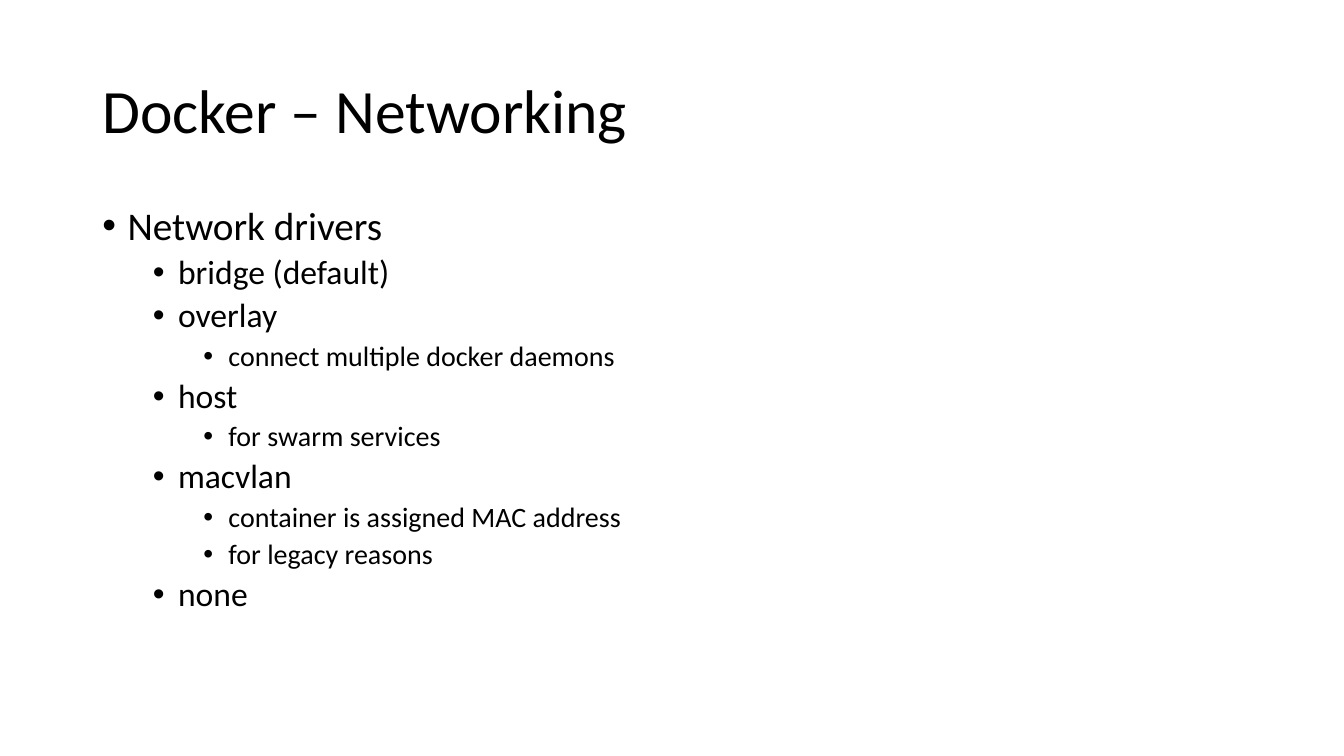
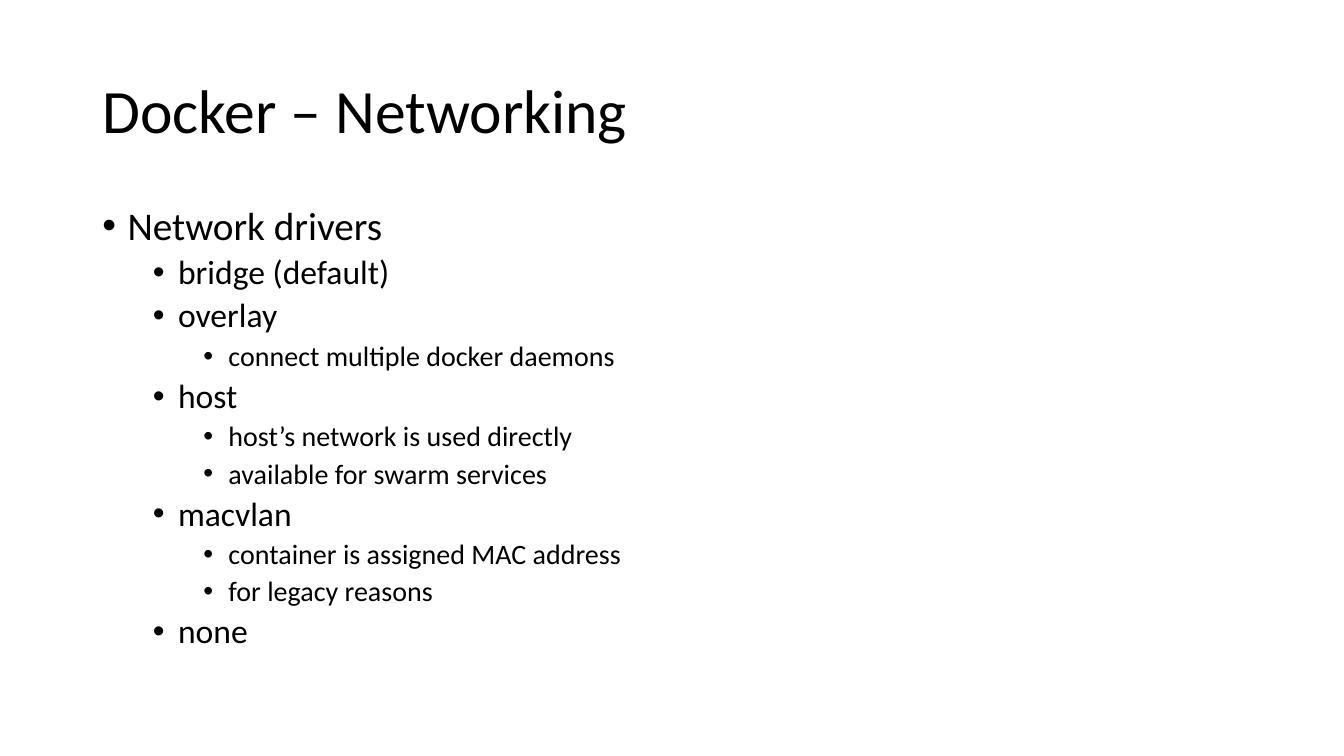
Before and after one commit to ERNICommunity/ESK-EPD-2018-Docker, a slide deck: slide 18 of src/_data/docker.pptx. Drawn at 1344x756 pixels with LibreOffice and Linux fonts; fonts in the diff are those of the drawing. Boxes give left, top, right and bottom in pixels: in the first picture for what was removed or moved away, otherwise in the second. Text is boxed around its words. In the diff, an @@ line names an element or a change of style, - is before the commit and + after.

Commit message:
update of docker intro presentation

```diff
--- a/src/_data/docker.pptx
+++ b/src/_data/docker.pptx
@@ text at <box>228,426,572,485</box>: text changed @@
-    • for swarm services
+    • host’s network is used directly
+    • available for swarm services
```
Also in this commit, not shown: 9 other slides changed.
